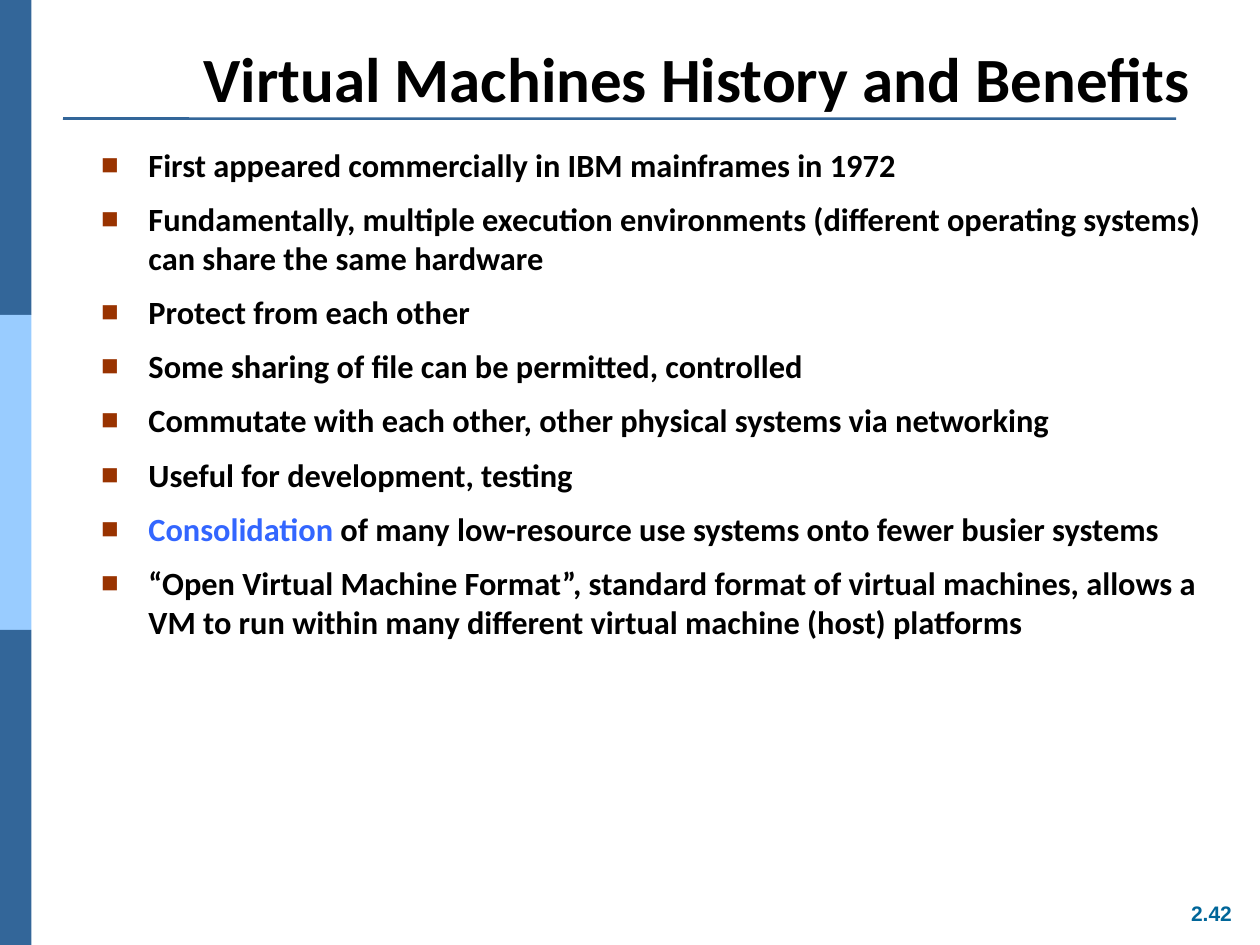
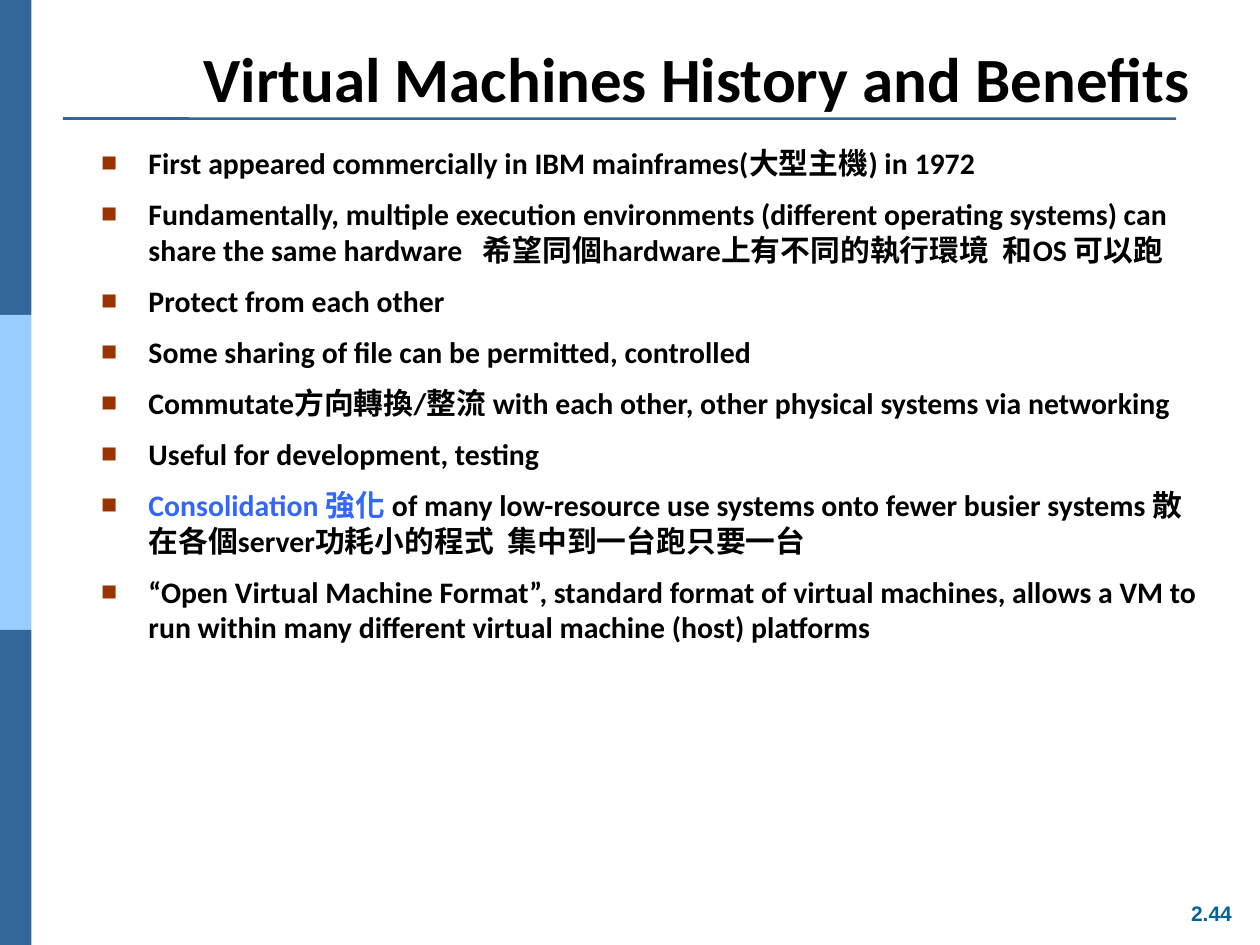
Before and after one commit to Yang09701194/OS_Learning, a slide deck: slide 44 of ch02.ppt (slide 42 before the commit). Drawn at 1260x945 pixels with LibreOffice and Linux fonts; fonts in the diff are those of the drawing. Boxes give left, top, right and bottom in pixels: in the first picture for what was removed or moved away, otherwise in the second. Text is boxed around its words. In the diff, an @@ line names an element or a change of style, - is before the commit and + after.

Commit message:
ch2 done

```diff
--- a/ch02.ppt
+++ b/ch02.ppt
@@ text at [148,149,1167,264]: text changed; size 18.5 to 17 pt @@
-■ First appeared commercially in IBM mainframes in 1972
-■ Fundamentally, multiple execution environments (different operating systems) can share the same hardware
+■ First appeared commercially in IBM mainframes(大型主機) in 1972
+■ Fundamentally, multiple execution environments (different operating systems) can share the same hardware 希望同個hardware上有不同的執行環境 和OS 可以跑
@@ text at [148,291,1196,643]: size 18.5 to 17 pt in "Protect from each other", "Some sharing of file can be permitted, ...", "Useful for development, testing", "“Open Virtual Machine Format”, standard format of ..." @@
@@ text at [148,389,1169,419]: text changed; size 18.5 to 17 pt @@
-■ Commutate with each other, other physical systems via networking
+■ Commutate方向轉換/整流 with each other, other physical systems via networking
@@ text at [148,491,1183,555]: text changed; size 18.5 to 17 pt @@
-■ Consolidation of many low-resource use systems onto fewer busier systems
+■ Consolidation 強化 of many low-resource use systems onto fewer busier systems 散在各個server功耗小的程式 集中到一台跑只要一台
@@ page number at [1191,906,1232,921]: text changed @@
-2.42
+2.44
```
Also in this commit, not shown: 12 other slides changed, 2 slides added.
